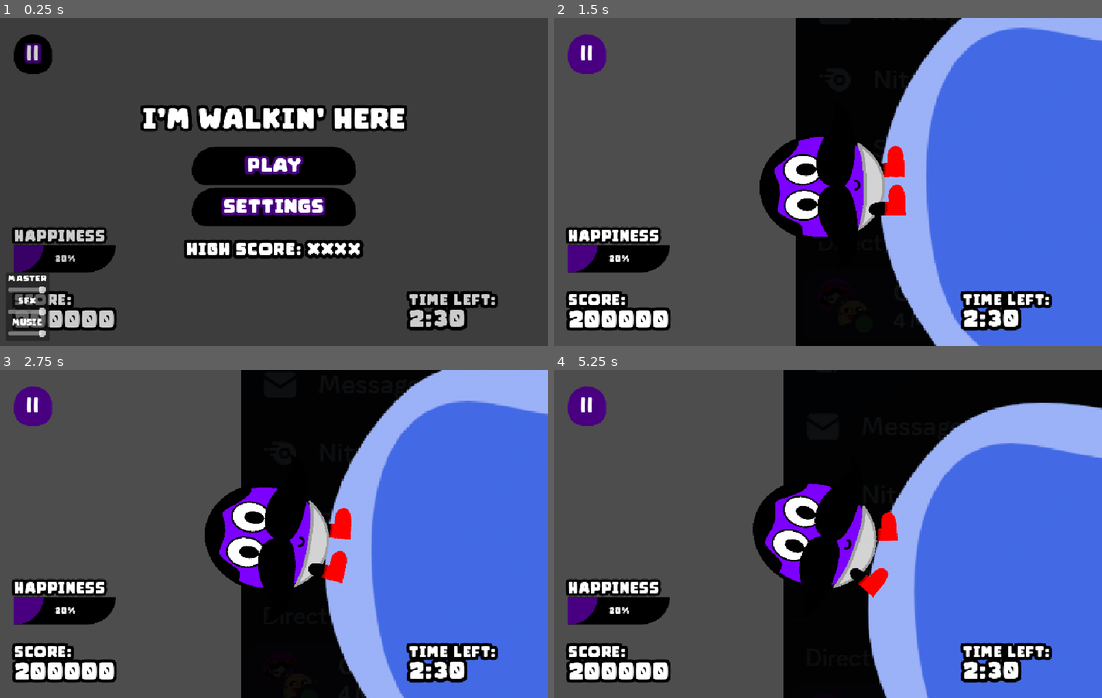
Above: before the commit, frames 1-4 (two rows, left to right).
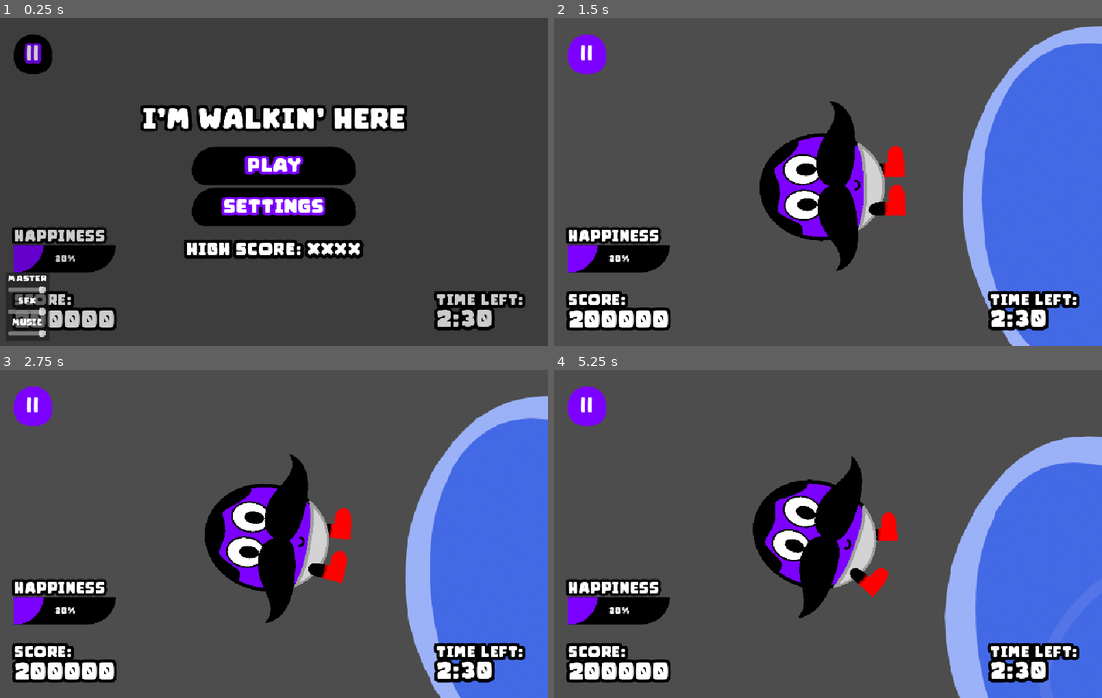
Above: after the commit, the same moments.

Repository: HyperGameDev/im-walking-here
Game: Godot game, scene res://scenes/main_scene.tscn
The game is run twice, just before and just after one commit, with the same random seed, the same clock (stepped at 60 frames per second) and the same inputs.
Inputs:
- Up to frame 1 (0.25 s): no input
- Up to frame 2 (1.5 s): click "PLAY" at 0.5 s; click "||" at 1.25 s
- Up to frame 3 (2.75 s): click "||" at 2 s
- Up to frame 4 (5.25 s): click "||" at 2.75 s

The runs differ from the first frame. In frame 1, 3.0% of the frame differs, in the area x 2-96%, y 7-96%; in frame 2, 34%; in frame 3, 36%; in frame 4, 39%, in the area x 2-100%, y 0-100%.

Commit message:
UI and web build added

Diff:
--- a/scenes/audio_manager.tscn
+++ b/scenes/audio_manager.tscn
@@ -31,95 +31,72 @@
 
 [node name="menu_song" type="AudioStreamPlayer" parent="menu"]
 stream = ExtResource("2_f6jxr")
-bus = &"Music"
 
 [node name="game" type="Node" parent="."]
 
 [node name="game_song" type="AudioStreamPlayer" parent="game"]
 stream = ExtResource("2_2y5yn")
-autoplay = true
-bus = &"Music"
 
 [node name="bird" type="Node" parent="."]
 
 [node name="bird_noise" type="AudioStreamPlayer2D" parent="bird"]
 stream = ExtResource("2_2y2jw")
-bus = &"Sfx"
 
 [node name="bird_noise2" type="AudioStreamPlayer2D" parent="bird"]
 stream = ExtResource("3_2y5yn")
-bus = &"Sfx"
 
 [node name="bird_noise3" type="AudioStreamPlayer2D" parent="bird"]
 stream = ExtResource("4_oucy0")
-bus = &"Sfx"
 
 [node name="bird_noise4" type="AudioStreamPlayer2D" parent="bird"]
 stream = ExtResource("5_cuol6")
-bus = &"Sfx"
 
 [node name="bird_noise5" type="AudioStreamPlayer2D" parent="bird"]
 stream = ExtResource("6_m1k83")
-bus = &"Sfx"
 
 [node name="bird_noise6" type="AudioStreamPlayer2D" parent="bird"]
 stream = ExtResource("7_oummu")
-bus = &"Sfx"
 
 [node name="bird_noise7" type="AudioStreamPlayer2D" parent="bird"]
 stream = ExtResource("8_hssp1")
-bus = &"Sfx"
 
 [node name="bird_noise8" type="AudioStreamPlayer2D" parent="bird"]
 stream = ExtResource("9_8b11i")
-bus = &"Sfx"
 
 [node name="bird_noise9" type="AudioStreamPlayer2D" parent="bird"]
 stream = ExtResource("10_u6qdm")
-bus = &"Sfx"
 
 [node name="bird_noise10" type="AudioStreamPlayer2D" parent="bird"]
 stream = ExtResource("11_f6jxr")
-bus = &"Sfx"
 
 [node name="bird_noise11" type="AudioStreamPlayer2D" parent="bird"]
 stream = ExtResource("12_ovaav")
-bus = &"Sfx"
 
 [node name="bird_noise12" type="AudioStreamPlayer2D" parent="bird"]
 stream = ExtResource("13_thanh")
-bus = &"Sfx"
 
 [node name="bird_noise13" type="AudioStreamPlayer2D" parent="bird"]
 stream = ExtResource("14_nplbh")
-bus = &"Sfx"
 
 [node name="discord" type="Node" parent="."]
 
 [node name="AudioStreamPlayer" type="AudioStreamPlayer" parent="discord"]
 stream = ExtResource("16_u6qdm")
-bus = &"Music"
 
 [node name="AudioStreamPlayer2" type="AudioStreamPlayer" parent="discord"]
 stream = ExtResource("17_f6jxr")
-bus = &"Music"
 
 [node name="AudioStreamPlayer3" type="AudioStreamPlayer" parent="discord"]
 stream = ExtResource("18_ovaav")
-bus = &"Music"
 
 [node name="AudioStreamPlayer4" type="AudioStreamPlayer" parent="discord"]
 stream = ExtResource("19_thanh")
-bus = &"Music"
 
 [node name="AudioStreamPlayer5" type="AudioStreamPlayer" parent="discord"]
 stream = ExtResource("20_nplbh")
-bus = &"Music"
 
 [node name="AudioStreamPlayer6" type="AudioStreamPlayer" parent="discord"]
 stream = ExtResource("21_24ib7")
-bus = &"Music"
 
 [node name="AudioStreamPlayer7" type="AudioStreamPlayer" parent="discord"]
 stream = ExtResource("22_kr8a2")
-bus = &"Music"
--- a/scenes/main_scene.tscn
+++ b/scenes/main_scene.tscn
@@ -1,6 +1,7 @@
-[gd_scene load_steps=8 format=3 uid="uid://cjhaandonxj4g"]
+[gd_scene load_steps=9 format=3 uid="uid://cjhaandonxj4g"]
 
 [ext_resource type="PackedScene" uid="uid://bx0jwniwoa425" path="res://scenes/main_menu.tscn" id="1_rt2n2"]
+[ext_resource type="PackedScene" uid="uid://cmkmqncwn84vr" path="res://assets/animated_sprite_sheets/lake.tscn" id="2_18nlu"]
 [ext_resource type="Texture2D" uid="uid://w7xvpldhdu80" path="res://assets/temp_lake_placeholder.png" id="2_c16ls"]
 [ext_resource type="Script" uid="uid://cbyksxwupl0i2" path="res://scripts/path.gd" id="3_18nlu"]
 [ext_resource type="PackedScene" uid="uid://cbmdcsvb41xin" path="res://scenes/player.tscn" id="4_c1pb6"]
@@ -21,7 +22,13 @@
 
 [node name="Gameplay" type="Node2D" parent="."]
 
+[node name="Lake" parent="Gameplay" instance=ExtResource("2_18nlu")]
+position = Vector2(1888, 183)
+scale = Vector2(2.73802, 2.73802)
+autoplay = "default"
+
 [node name="LyzTemp2" type="Node2D" parent="Gameplay"]
+visible = false
 
 [node name="TempLakePlaceholder" type="Sprite2D" parent="Gameplay/LyzTemp2"]
 position = Vector2(1856, 184)
@@ -102,12 +109,11 @@
 anchor_left = 1.0
 anchor_right = 1.0
 anchor_bottom = 1.0
-offset_left = -255.0
+offset_left = -204.0
 grow_horizontal = 0
 grow_vertical = 2
 size_flags_horizontal = 4
 theme_override_constants/margin_top = 30
-theme_override_constants/margin_right = 25
 theme_override_constants/margin_bottom = 30
 
 [node name="VBox_Bottom_UI" type="VBoxContainer" parent="Gameplay/UI/Container_Right"]
--- a/scripts/main_menu.gd
+++ b/scripts/main_menu.gd
@@ -41,12 +41,12 @@
 			visible = false
 			if Player.ref != null:
 				Player.ref.walk_state()
-			#AudioManager.play_game()
+			AudioManager.play_game()
 		menu_states.MAIN_MENU:
 			gameplay.visible = false
 			label_header.text = "I'M WALKIN' HERE"
 			visible = true
-			#AudioManager.play_menu()
+			AudioManager.play_menu()
 		menu_states.GAME_OVER:
 			visible = true
 			label_header.text = "WALK OVER"
--- a/ui/ui_theme_1.tres
+++ b/ui/ui_theme_1.tres
@@ -10,7 +10,7 @@
 [sub_resource type="StyleBoxEmpty" id="StyleBoxEmpty_csxpq"]
 
 [sub_resource type="StyleBoxFlat" id="StyleBoxFlat_2u17x"]
-bg_color = Color(0.282353, 0, 0.501961, 1)
+bg_color = Color(0.486275, 0, 1, 1)
 corner_radius_top_left = 110
 corner_radius_top_right = 110
 corner_radius_bottom_right = 70
@@ -37,13 +37,13 @@
 corner_radius_bottom_right = 155
 
 [sub_resource type="StyleBoxFlat" id="StyleBoxFlat_csxpq"]
-bg_color = Color(0.282353, 0, 0.501961, 1)
+bg_color = Color(0.486275, 0, 1, 1)
 corner_radius_bottom_right = 155
 
 [resource]
 Button/colors/font_color = Color(1, 1, 1, 1)
 Button/colors/font_hover_color = Color(1, 1, 1, 1)
-Button/colors/font_outline_color = Color(0.282353, 0, 0.501961, 1)
+Button/colors/font_outline_color = Color(0.486275, 0, 1, 1)
 Button/constants/outline_size = 20
 Button/font_sizes/font_size = 35
 Button/fonts/font = SubResource("FontVariation_gh1b5")
Not shown, added: export/index.apple-touch-icon.png.import
Not shown, added: export/index.icon.png.import
Not shown, added: export/index.png.import
Not shown, added: export_presets.cfg
Not shown: 1 places in scenes/audio_manager.tscn that only renumber resources
Not shown, added: export/index.apple-touch-icon.png
Not shown, added: export/index.audio.position.worklet.js
Not shown, added: export/index.audio.worklet.js
Not shown, added: export/index.html
Not shown, added: export/index.icon.png
Not shown, added: export/index.js
Not shown, added: export/index.pck
(and 2 more such lines)
